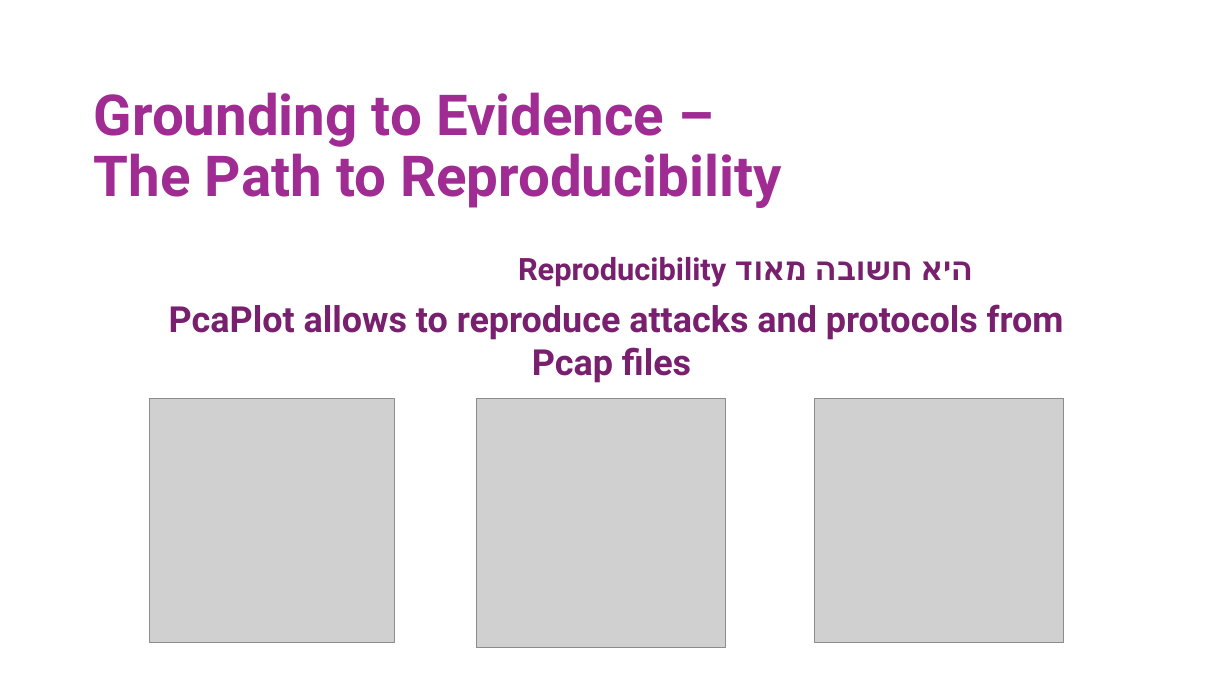
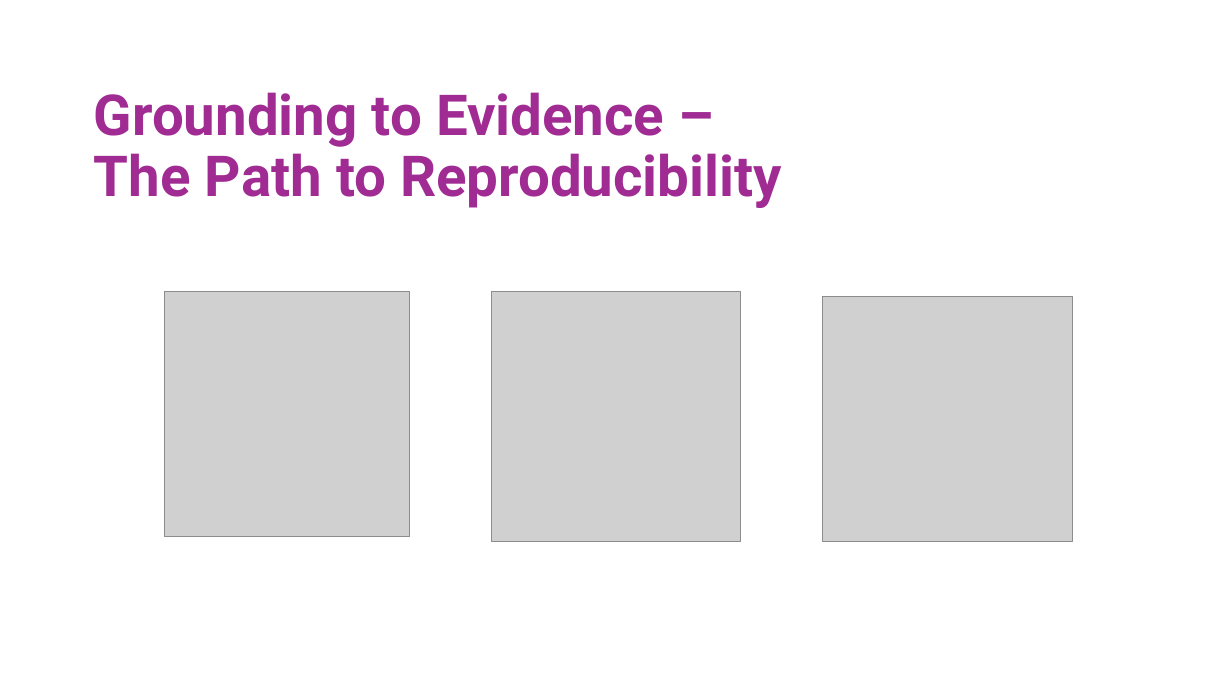
Before and after one commit to gshachar12/auto-diagram, a slide deck: slide 21 of Pcaplot_presentation.pptx (slide 19 before the commit). Drawn at 1232x693 pixels with LibreOffice and Linux fonts; fonts in the diff are those of the drawing; grey boxes stand for pictures. Boxes give left, top, right and bottom in pixels: in the first picture for what was removed or moved away, otherwise in the second. Text is boxed around its words. In the diff, an @@ line names an element or a change of style, - is before the commit and + after.

```diff
--- a/Pcaplot_presentation.pptx
+++ b/Pcaplot_presentation.pptx
@@ text removed at bbox=[518, 257, 973, 287] @@
-Reproducibility היא חשובה מאוד
@@ picture: place and size @@
-picture at bbox=[150, 398, 395, 643]
+picture at bbox=[165, 292, 410, 537]
@@ picture: place and size @@
-picture at bbox=[476, 398, 726, 648]
+picture at bbox=[492, 292, 741, 542]
@@ picture: place and size @@
-picture at bbox=[814, 398, 1064, 643]
+picture at bbox=[823, 297, 1072, 542]
@@ text removed at bbox=[169, 304, 1064, 383] @@
-PcaPlot allows to reproduce attacks and protocols from Pcap files
```
Also in this commit, not shown: 12 other slides changed, 12 slides added, 16 slides removed, 30 other files.
